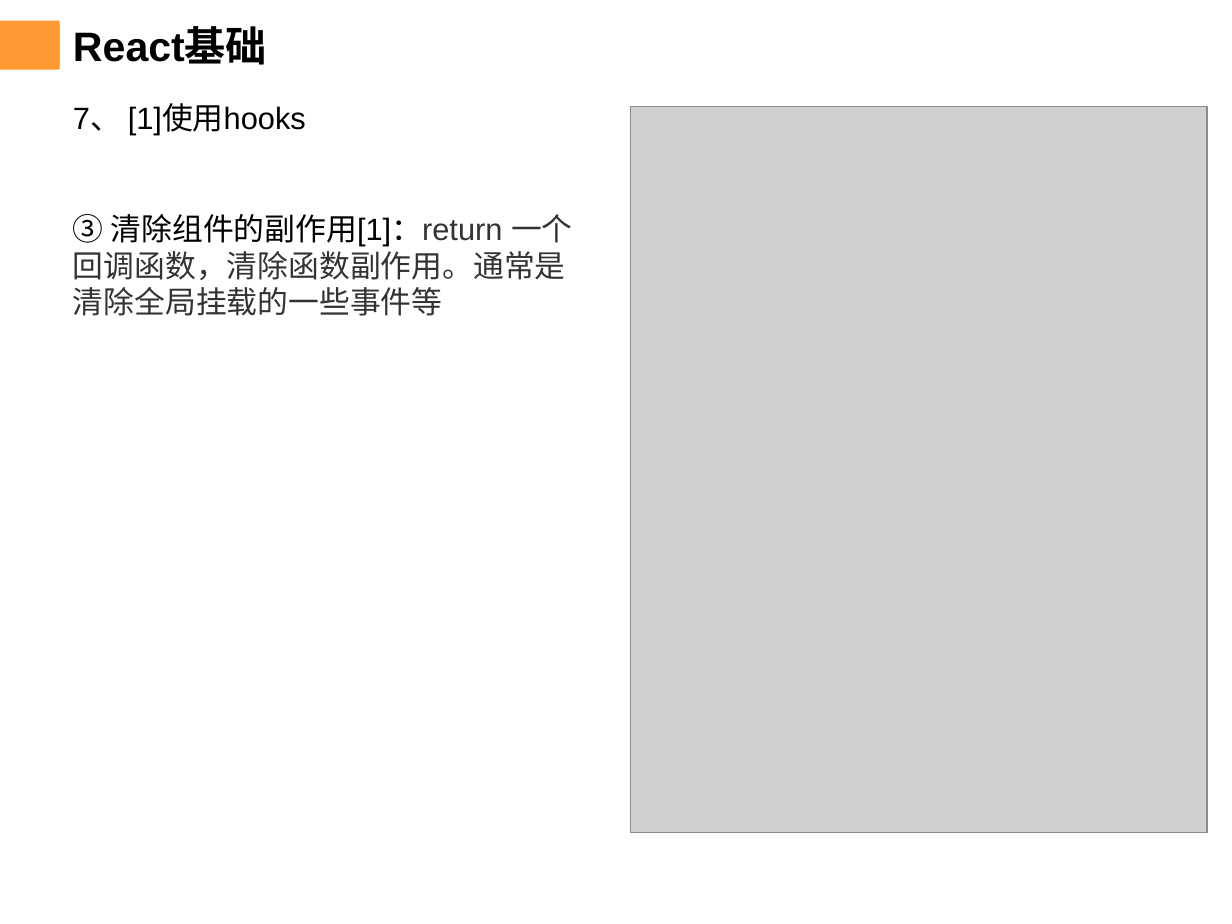
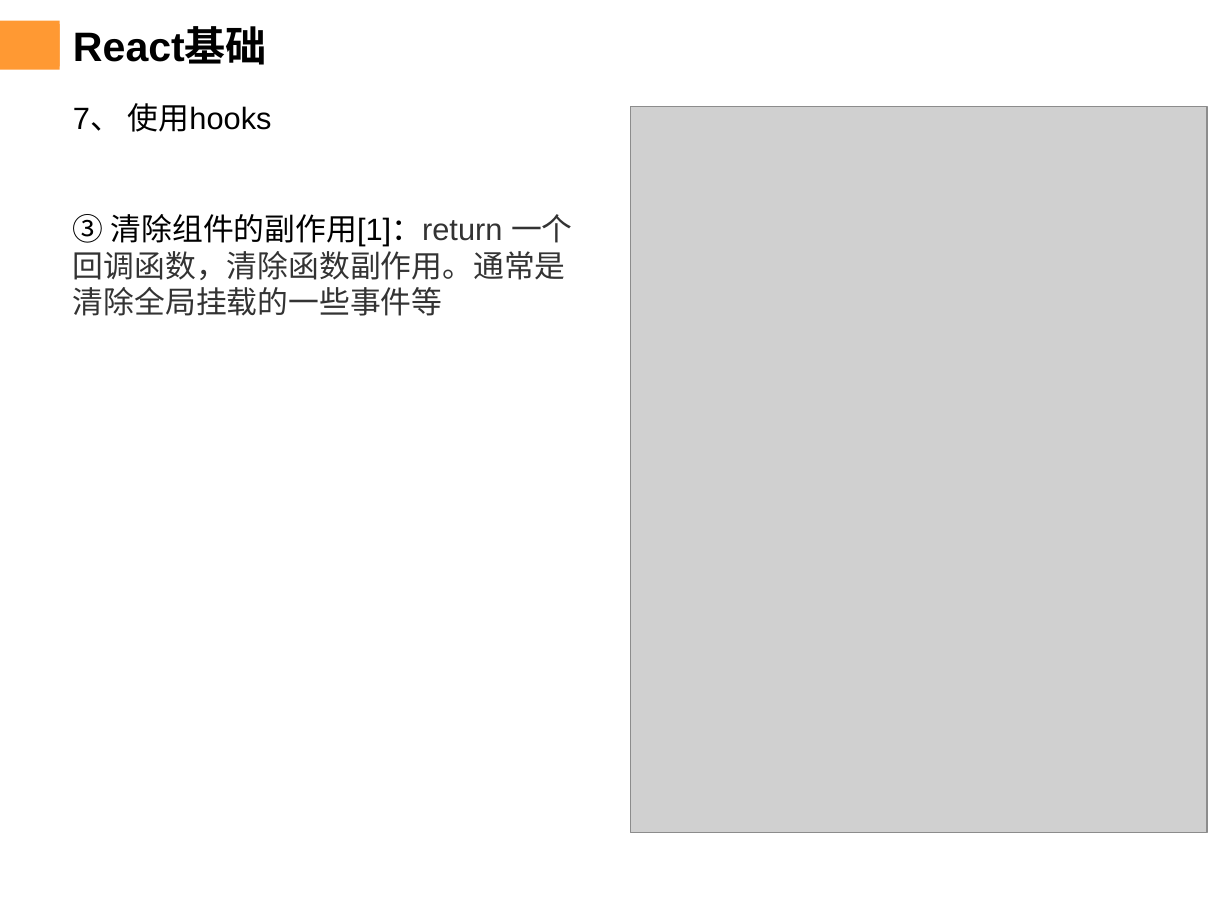
Before and after one commit to chenqiuli/JY_Peixun_1, a slide deck: slide 16 of PPT内容.pptx. Drawn at 1232x924 pixels with LibreOffice and Linux fonts; fonts in the diff are those of the drawing; grey boxes stand for pictures; background and template pictures are left out. Boxes give left, top, right and bottom in pixels: in the first picture for what was removed or moved away, otherwise in the second. Text is boxed around its words. In the diff, an @@ line names an element or a change of style, - is before the commit and + after.

```diff
--- a/PPT内容.pptx
+++ b/PPT内容.pptx
@@ text at bbox=[73, 103, 272, 132]: text changed @@
-7、 [1]使用hooks
+7、 使用hooks
```
Also in this commit, not shown: 5 other slides changed.
